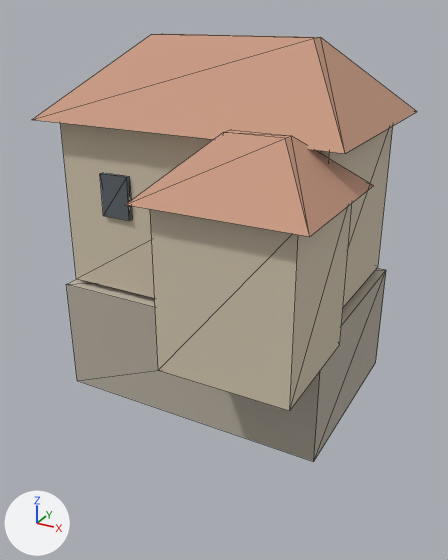
The glTF model godot/assets/models/bldg_med_villa.glb, before and after one commit.
One viewpoint serves both versions: a 50 mm camera at (1.13, -2.11, 1.11) aimed at (0.07, -0.19, 0.16). Every picture has the same lights, and +X, +Y and +Z are marked at lower left. The picture after the commit comes second. Mesh edges are drawn as thin lines. Vertices at exactly the same position are counted once.
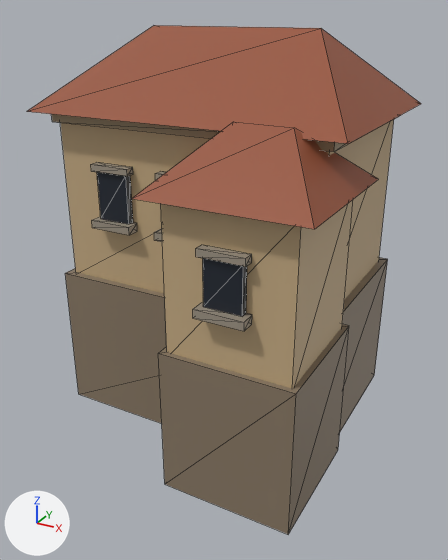
What differs and where, as boxes (x1, y1, x2, y2) in the pictures (448 x 560 px; the box of a moved part takes in the faces that stretch with it):
'Mesh_0', reshaped, recoloured (19% taller): before (32, 34, 417, 462); after (27, 25, 421, 534)
part 1 of me_mesh_0, moved or reshaped: before (66, 268, 386, 462); after (65, 258, 388, 431)
part 2 of me_mesh_0, moved or reshaped: before (60, 123, 393, 307); after (60, 119, 394, 300)
part 3 of me_mesh_0, moved or reshaped (not visible before): after (51, 114, 399, 152)
part 4 of me_mesh_0, moved or reshaped: before (100, 173, 132, 221); after (97, 172, 133, 224)
part 5 of me_mesh_0, moved or reshaped (not visible before): after (92, 217, 137, 235)
part 6 of me_mesh_0, moved or reshaped (not visible before): after (91, 162, 133, 176)
part 7 of me_mesh_0, moved or reshaped: before (150, 204, 352, 411); after (154, 228, 162, 242)
part 8 of me_mesh_0, moved or reshaped (not visible before): after (155, 171, 166, 180)
part 9 of me_mesh_0, added (brown): after (158, 324, 349, 534)
part 10 of me_mesh_0, added (brown): after (161, 200, 353, 389)
part 11 of me_mesh_0, added: after (203, 258, 247, 316)
part 12 of me_mesh_0, added: after (193, 303, 252, 331)
part 13 of me_mesh_0, added: after (196, 245, 252, 267)
part 14 of me_mesh_0, rebuilt: before (32, 34, 417, 153); after (27, 25, 421, 144)
part 15 of me_mesh_0, rebuilt: before (125, 130, 373, 237); after (131, 122, 378, 229)

Diff of the bpy script that builds the scene:
```diff
--- a/godot/assets/models/bldg_med_villa.glb.py
+++ b/godot/assets/models/bldg_med_villa.glb.py
@@ mat_urbanmat @@
+mat_urbanmat = bpy.data.materials.new('UrbanMat')
+mat_urbanmat.use_nodes = True; mat_urbanmat.node_tree.nodes.clear()
+_N = mat_urbanmat.node_tree.nodes; _L = mat_urbanmat.node_tree.links
+n0 = _N.new('ShaderNodeBsdfPrincipled'); n0.name = 'Principled BSDF'
+n1 = _N.new('ShaderNodeOutputMaterial'); n1.name = 'Material Output'
+n2 = _N.new('ShaderNodeVertexColor'); n2.name = 'Color Attribute'
+_L.new(n0.outputs[0], n1.inputs[0])  # 'BSDF' to 'Surface'
+_L.new(n2.outputs[0], n0.inputs[0])  # 'Color' to 'Base Color'
@@ me_mesh_0 @@
-me_mesh_0.from_pydata(...)  # 88 vertices, 110 faces; spans x -0.59..0.62, y -0.75..0.43, z -0.38..1.02
-me_mesh_0.materials.append(mat_vertexcolormat)
+me_mesh_0.from_pydata(...)  # 220 vertices, 272 faces; spans x -0.6..0.62, y -0.72..0.44, z -0.45..1.05
+# me_mesh_0 part 1: the loose piece of 8 vertices spanning x -0.55..0.55, y -0.39..0.39, z -0.38..0.08 is scaled about its middle by (1, 1, 1.26), then moved by (0.0, 0.0, -0.01), in mat_urbanmat
+# me_mesh_0 part 2: the loose piece of 8 vertices spanning x -0.52..0.52, y -0.36..0.36, z 0.1..0.74 is moved by (0.0, 0.0, 0.02), in mat_urbanmat
+# me_mesh_0 part 3: the loose piece of 8 vertices spanning x -0.06..0.06, y -0.375..-0.355, z 0.4..0.56 is scaled about its middle by (9, 38, 0.25), then moved by (0.0, 0.365, 0.27), in mat_urbanmat
+# me_mesh_0 part 4: the loose piece of 8 vertices spanning x -0.34..-0.22, y -0.375..-0.355, z 0.4..0.56 is scaled about its middle by (1.08, 1.3, 1.13), then moved by (0.0, -0.007, 0.0), in mat_urbanmat
+# me_mesh_0 part 5: the loose piece of 8 vertices spanning x -0.34..-0.22, y 0.355..0.375, z 0.4..0.56 is scaled about its middle by (1.42, 2.5, 0.187), then moved by (0.0, -0.753, -0.105), in mat_urbanmat
+# me_mesh_0 part 6: the loose piece of 8 vertices spanning x 0.22..0.34, y -0.375..-0.355, z 0.4..0.56 is scaled about its middle by (1.33, 1.75, 0.156), then moved by (-0.56, -0.015, 0.104), in mat_urbanmat
+# me_mesh_0 part 7: the loose piece of 8 vertices spanning x 0.11..0.57, y -0.7..-0.26, z 0.04..0.6 is scaled about its middle by (0.37, 0.114, 0.0536), then moved by (-0.34, 0.092, 0.055), in mat_urbanmat
+# me_mesh_0 part 8: the loose piece of 8 vertices spanning x 0.22..0.34, y 0.355..0.375, z 0.4..0.56 is scaled about its middle by (1.33, 1.75, 0.156), then moved by (-0.28, -0.745, 0.104), in mat_urbanmat
+# me_mesh_0 part 9: the loose piece of 8 vertices spanning x 0.11..0.57, y -0.7..-0.26, z 0.04..0.6 is copied, and the copy is scaled about its middle by (1.04, 1.09, 0.964), then moved by (0.0, 0.04, -0.5), in mat_urbanmat; it spans x 0.1..0.58, y -0.68..-0.2, z -0.45..0.09
+# me_mesh_0 part 10: the loose piece of 8 vertices spanning x 0.11..0.57, y -0.7..-0.26, z 0.04..0.6 is copied, and the copy is scaled about its middle by (0.957, 1, 0.964), then moved by (0.0, 0.04, 0.02), in mat_urbanmat; it spans x 0.12..0.56, y -0.66..-0.22, z 0.07..0.61
+# me_mesh_0 part 11: the loose piece of 8 vertices spanning x 0.22..0.34, y -0.375..-0.355, z 0.4..0.56 is copied, and the copy is scaled about its middle by (1.08, 1.3, 1), then moved by (0.06, -0.307, -0.1), in mat_urbanmat; it spans x 0.275..0.405, y -0.685..-0.659, z 0.3..0.46
+# me_mesh_0 part 12: the loose piece of 8 vertices spanning x 0.22..0.34, y -0.375..-0.355, z 0.4..0.56 is copied, and the copy is scaled about its middle by (1.42, 2.5, 0.188), then moved by (0.06, -0.323, -0.195), in mat_urbanmat; it spans x 0.255..0.425, y -0.713..-0.663, z 0.27..0.3
+# me_mesh_0 part 13: the loose piece of 8 vertices spanning x 0.11..0.57, y -0.7..-0.26, z 0.04..0.6 is copied, and the copy is scaled about its middle by (0.348, 0.0795, 0.0446), then moved by (0.0, -0.2, 0.154), in mat_urbanmat; it spans x 0.26..0.42, y -0.697..-0.663, z 0.461..0.486
+# me_mesh_0 part 14: the loose piece of 8 vertices spanning x -0.59..0.59, y -0.43..0.43, z 0.74..1.02 is rebuilt with 6 vertices and now spans x -0.6..0.6, y -0.44..0.44, z 0.77..1.05, in mat_urbanmat
+# me_mesh_0 part 15: the loose piece of 8 vertices spanning x 0.06..0.62, y -0.75..-0.21, z 0.6..0.78 is rebuilt with 6 vertices and now spans x 0.06..0.62, y -0.72..-0.16, z 0.61..0.8, in mat_urbanmat
+# other edits to the shape of me_mesh_0 do not show in these pictures
+me_mesh_0.materials.append(mat_urbanmat)
```
